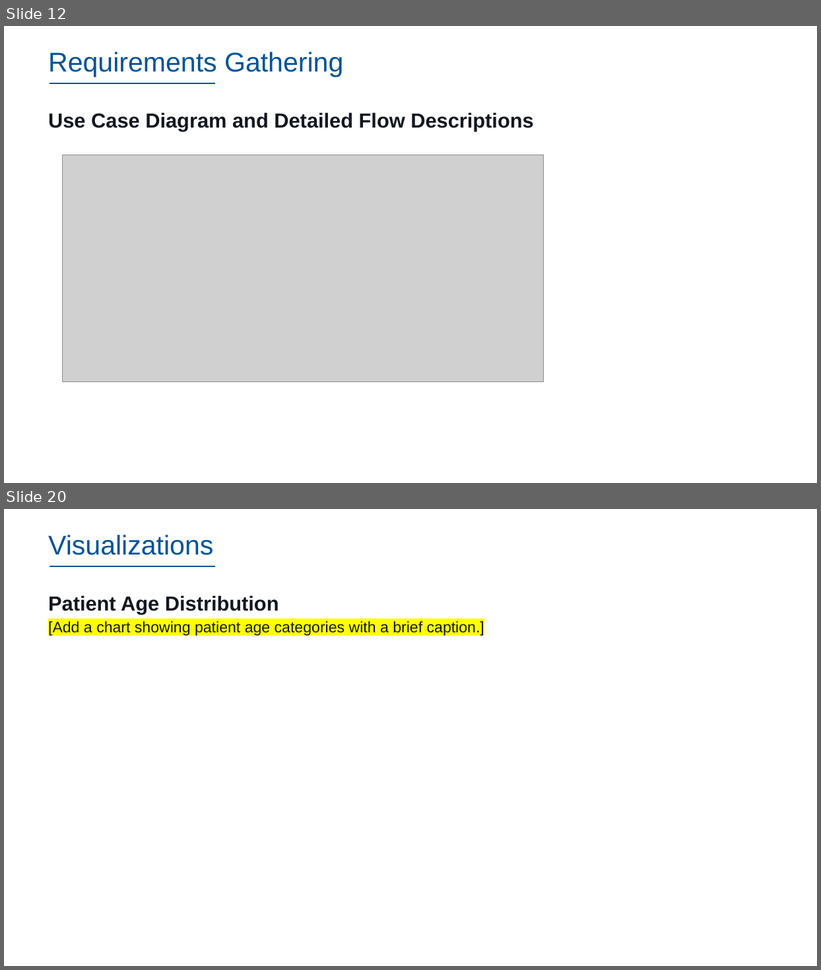
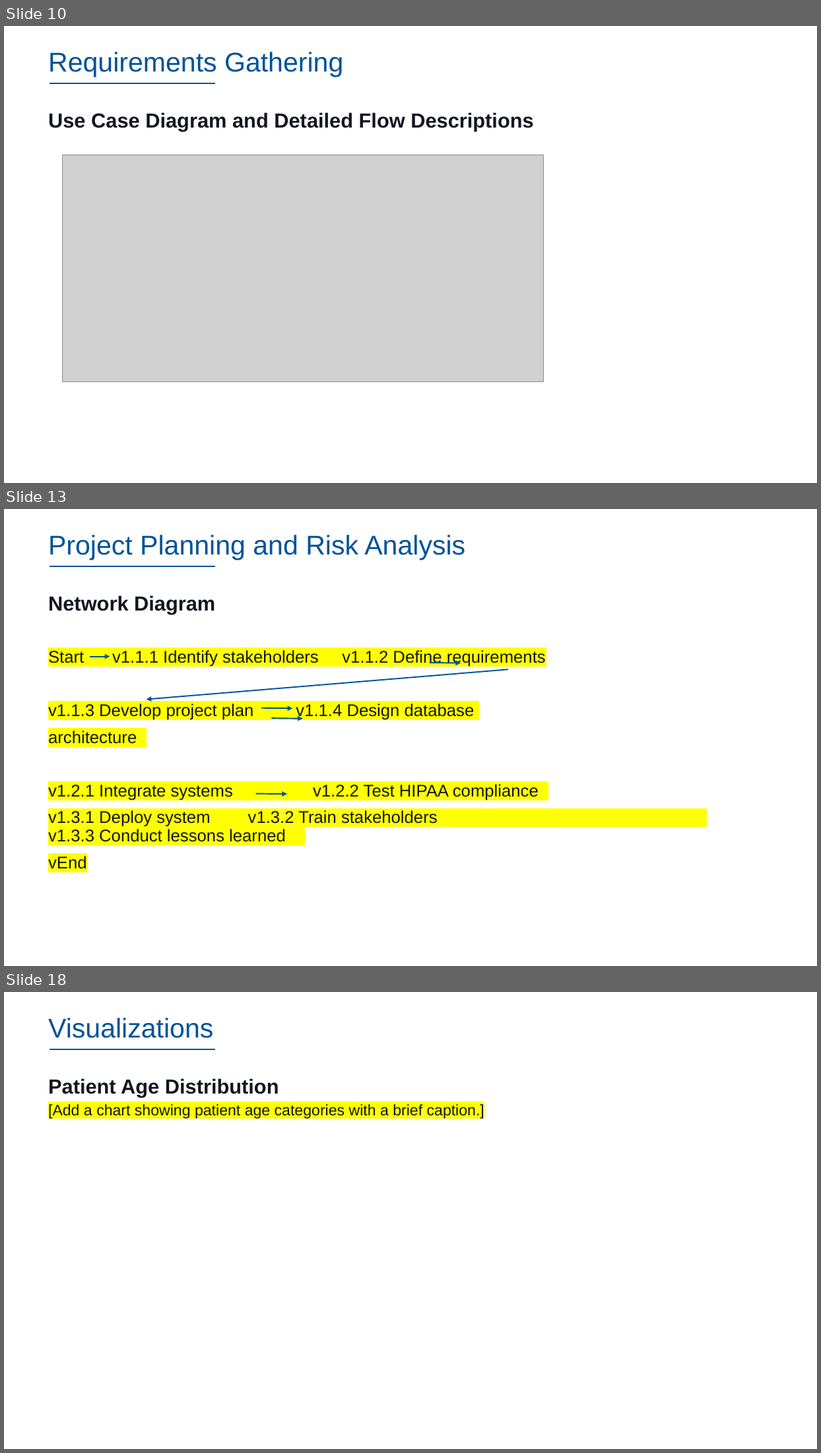
Before and after one commit to dennislamcv1/IBMSA, a slide deck: Systems Analyst Capstone Project/Final SubmissionDL.pptx. Shown one above the other, each under a label of ours: slides 12 and 20 before the commit, slides 10, 13 and 18 after it; the slides between them are not shown. The pictures are 821x970 and 821x1453 pixels, drawn with LibreOffice and Linux fonts; fonts in the diff are those of the drawing; grey boxes stand for pictures; background and template pictures are left out. Boxes give left, top, right and bottom in pixels: in the first picture for what was removed or moved away, otherwise in the second. Text is boxed around its words. In the diff, an @@ line names an element or a change of style, - is before the commit and + after.

```diff
--- a/Systems Analyst Capstone Project/Final SubmissionDL.pptx
+++ b/Systems Analyst Capstone Project/Final SubmissionDL.pptx
@@ slide 13 added at (4,509,817,966), background #FFFFFF; not listed: 1 template element that a slide beside it also shows @@
@@ title added at (48,535,465,560), 32 pt, text #00539A @@
+Project Planning and Risk Analysis
@@ text added at (48,595,539,869), 20 pt, text #111620 @@
+Network Diagram
+Start v1.1.1 Identify stakeholders v1.1.2 Define requirements
+v1.1.3 Develop project plan v1.1.4 Design database
+architecture
+v1.2.1 Integrate systems v1.2.2 Test HIPAA compliance
+v1.3.1 Deploy system v1.3.2 Train stakeholders v1.3.3 Conduct lessons learned
+vEnd
@@ arrow added from (89, 657) to (110, 657), #00539A 1.5 pt @@
@@ arrow added from (430, 663) to (461, 663), #00539A 1.5 pt @@
@@ arrow added from (508, 669) to (146, 699), #00539A 1.5 pt @@
@@ arrow added from (261, 708) to (292, 708), #00539A 1.5 pt @@
@@ arrow added from (272, 718) to (303, 719), #00539A 1.5 pt @@
@@ arrow added from (256, 794) to (287, 795), #00539A 1.5 pt @@
@@ what was slide 12 is now slide 10 @@
@@ what was slide 20 is now slide 18 @@
```
Also in this commit, not shown: 8 slides changed, 1 other slide added, 2 slides removed, 16 other files.
